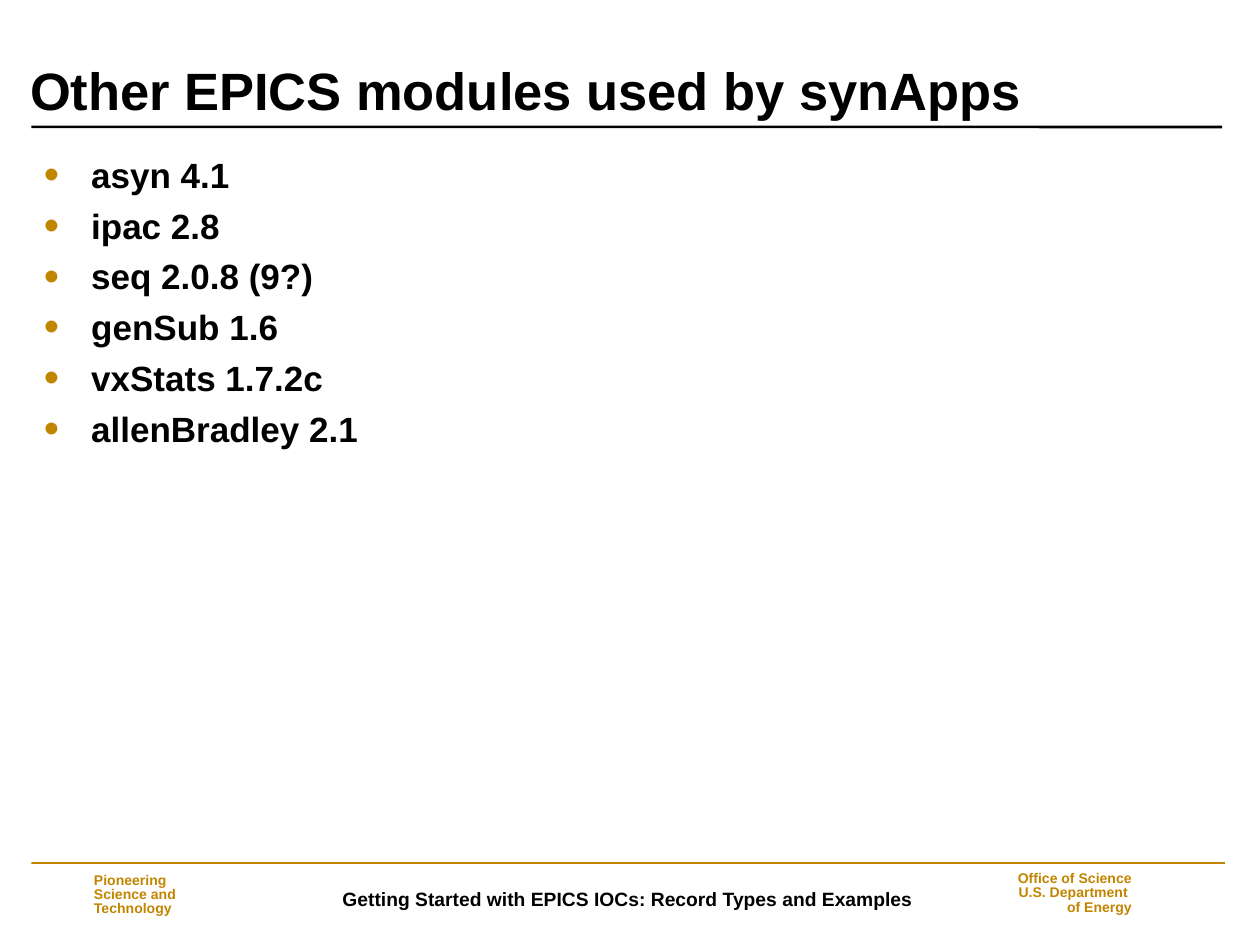
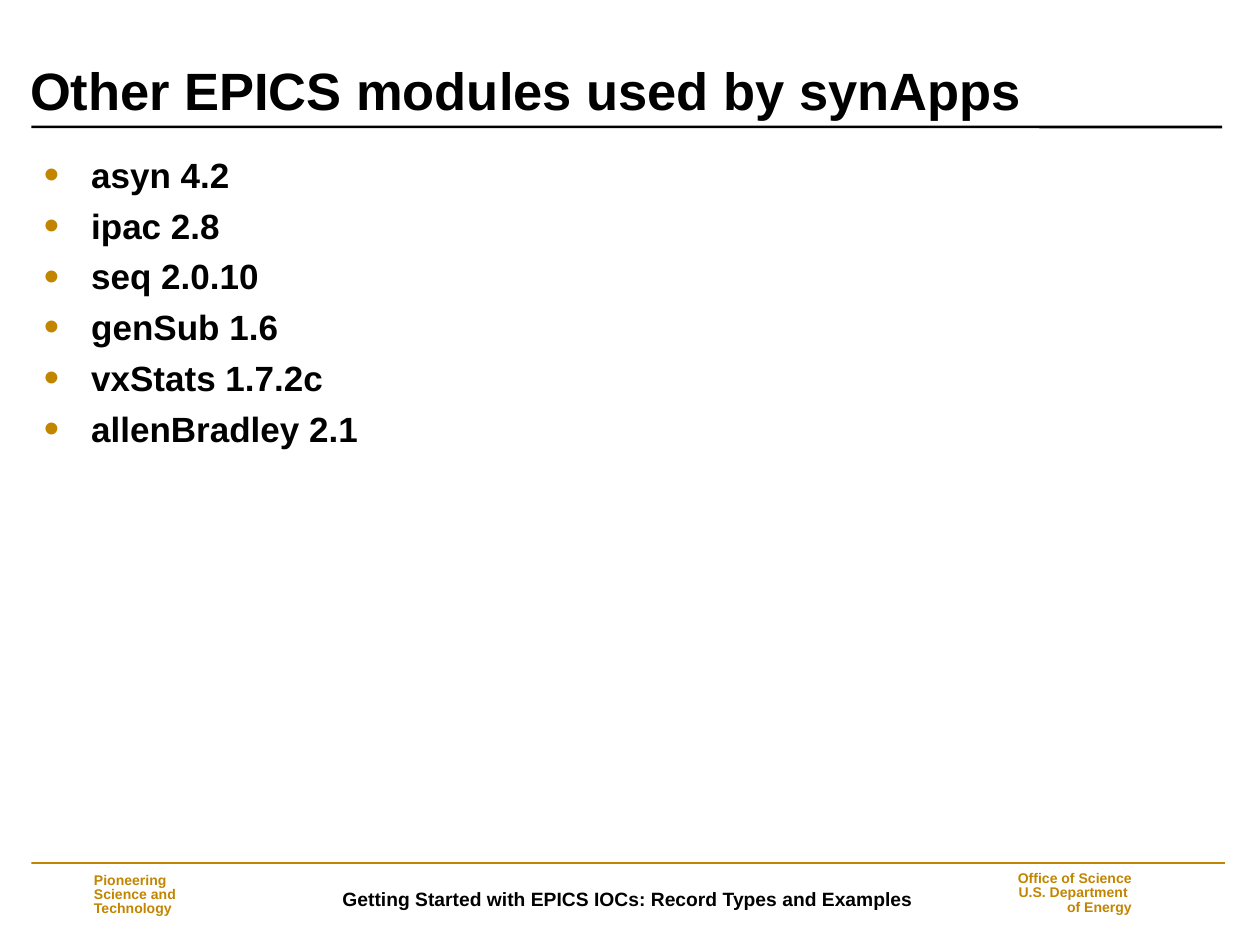
Before and after one commit to EPICS-synApps/support, a slide deck: slide 4 of documentation/IntroToSynApps.ppt. Drawn at 1260x945 pixels with LibreOffice and Linux fonts; fonts in the diff are those of the drawing; background and template pictures are left out. Boxes give left, top, right and bottom in pixels: in the first picture for what was removed or moved away, otherwise in the second. Text is boxed around its words. In the diff, an @@ line names an element or a change of style, - is before the commit and + after.

```diff
--- a/documentation/IntroToSynApps.ppt
+++ b/documentation/IntroToSynApps.ppt
@@ text at box(91, 163, 230, 195): text changed @@
-• asyn 4.1
+• asyn 4.2
@@ text at box(91, 264, 258, 296): text changed @@
-• seq 2.0.8 (9?)
+• seq 2.0.10
```
Also in this commit, not shown: 2 other slides changed.
